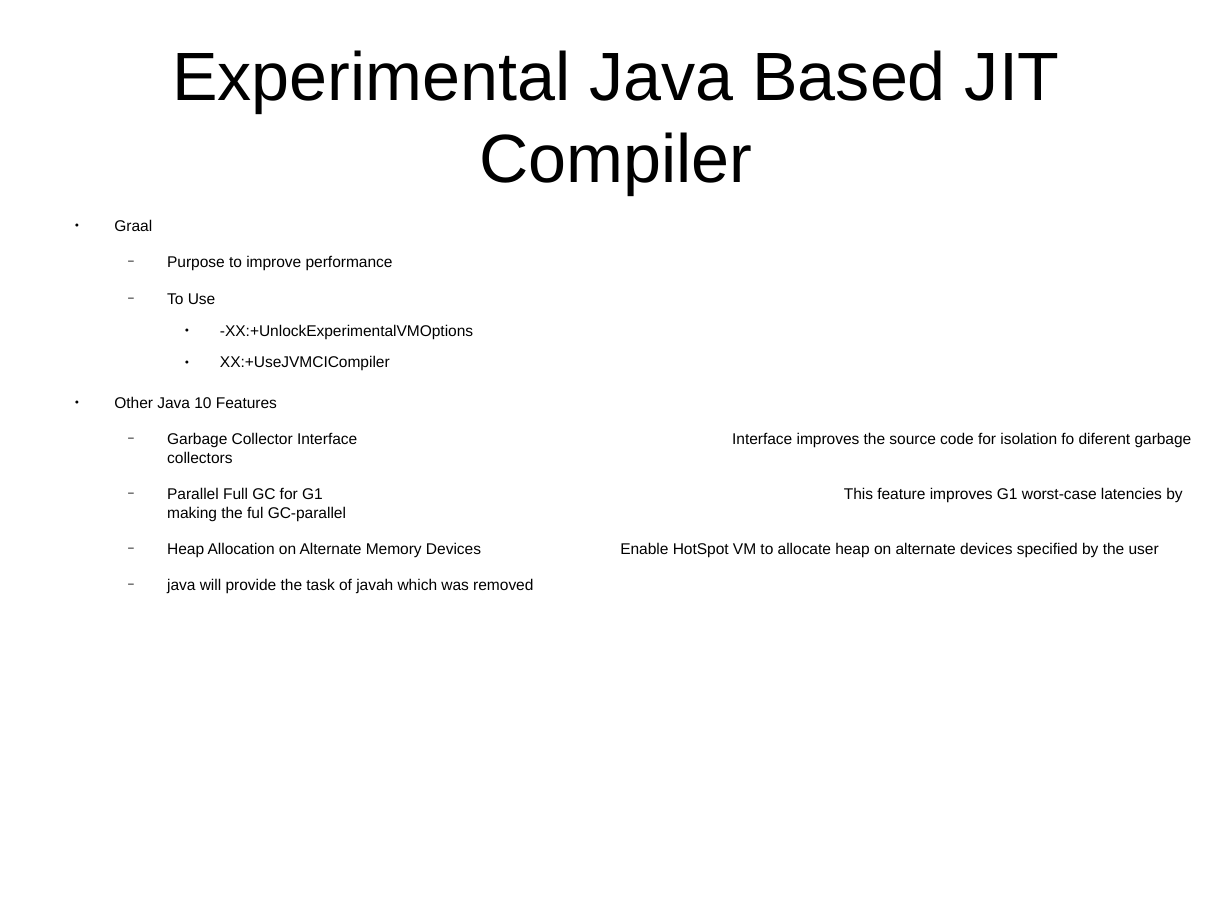
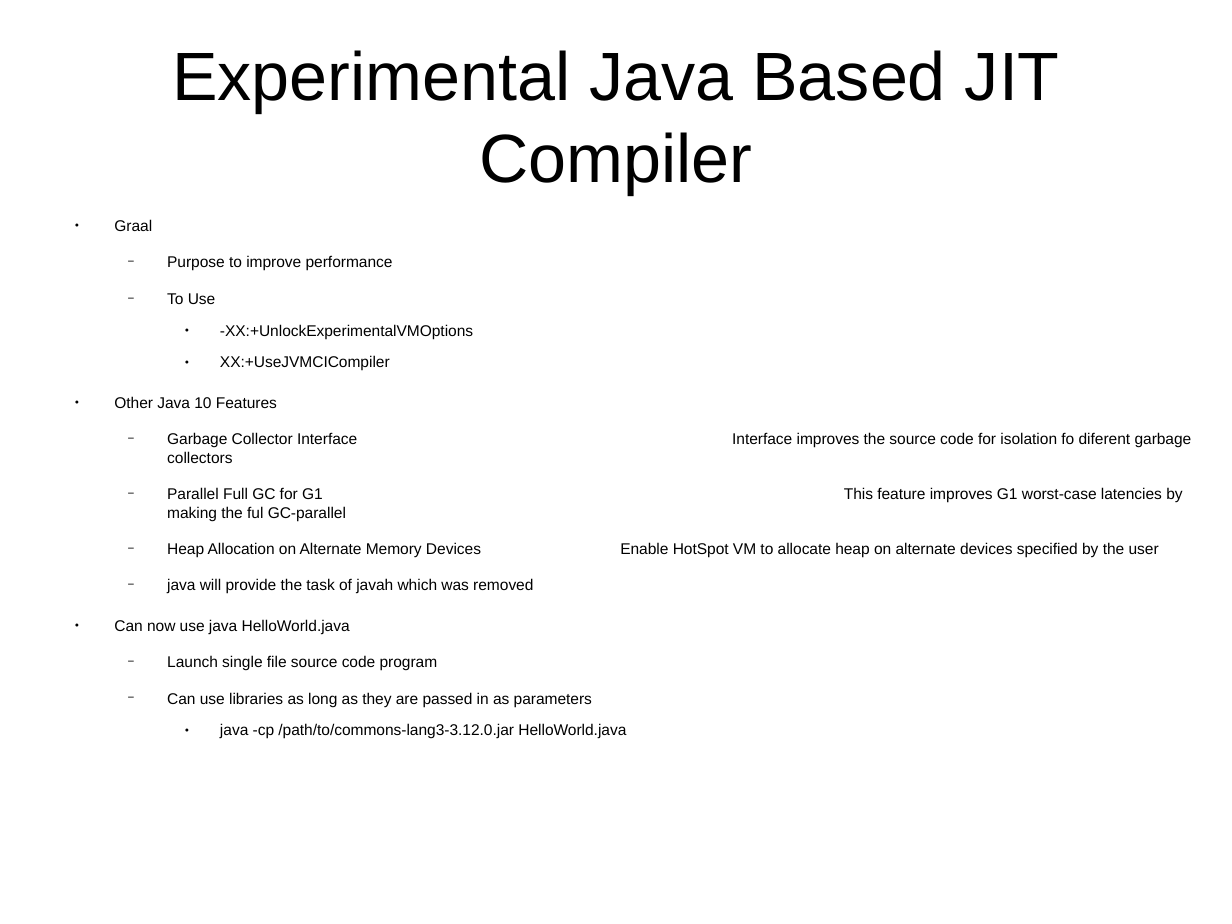
Before and after one commit to CharlesStockman/notesFromCourses, a slide deck: slide 2 of java/core/01_core.odp. Drawn at 1232x924 pixels with LibreOffice and Linux fonts; fonts in the diff are those of the drawing. Boxes give left, top, right and bottom in pixels: in the first picture for what was removed or moved away, otherwise in the second. Text is boxed around its words. In the diff, an @@ line names an element or a change of style, - is before the commit and + after.

```diff
--- a/java/core/01_core.odp
+++ b/java/core/01_core.odp
@@ text at <box>114,619,626,739</box>: paragraphs added @@
+● Can now use java HelloWorld.java
+  − Launch single file source code program
+  − Can use libraries as long as they are passed in as parameters
+    ● java -cp /path/to/commons-lang3-3.12.0.jar HelloWorld.java
```
Also in this commit, not shown: 6 other slides changed, 6 slides added, 14 other files.
